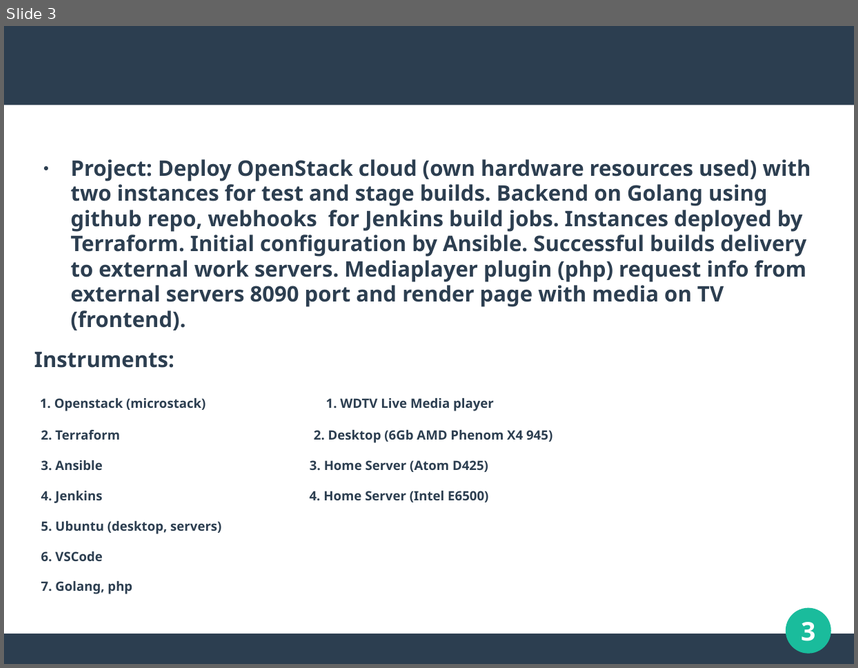
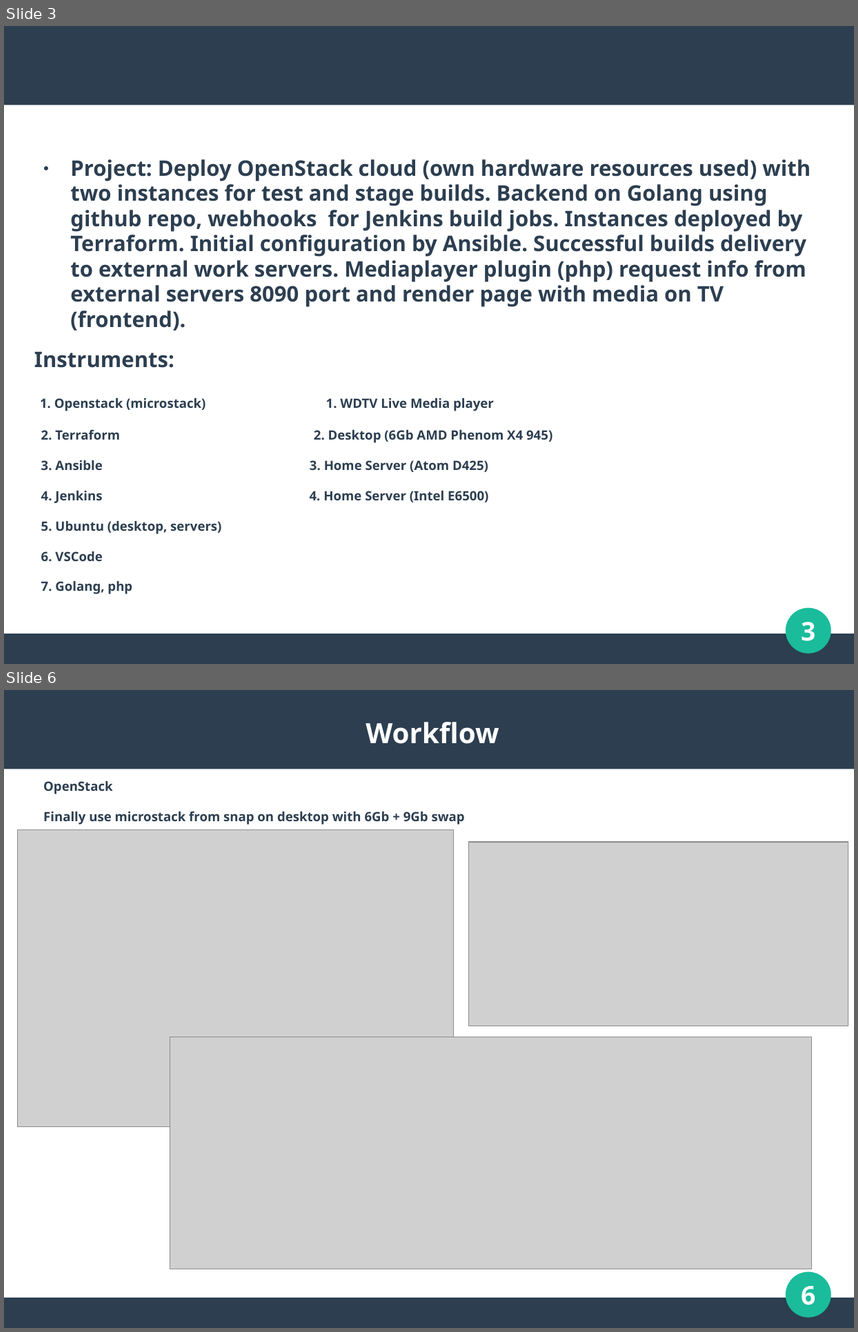
Before and after one commit to Artyhub/project_devops, a slide deck: presentation.ppt. Shown one above the other, each under a label of ours: slide 3 before the commit, slides 3 and 6 after it; the slides between them are not shown. The pictures are 858x668 and 858x1332 pixels, drawn with LibreOffice and Linux fonts; fonts in the diff are those of the drawing; grey boxes stand for pictures. Boxes give left, top, right and bottom in pixels: in the first picture for what was removed or moved away, otherwise in the second. Text is boxed around its words. In the diff, an @@ line names an element or a change of style, - is before the commit and + after.

Commit message:
+ Openstack workflow

```diff
--- a/presentation.ppt
+++ b/presentation.ppt
@@ slide 6 added at <box>4,690,854,1328</box>, background #FFFFFF; not listed: 3 template elements that a slide beside it also shows @@
@@ title added at <box>366,722,499,744</box>, 26 pt, text #FFFFFF, bold @@
+Workflow
@@ text added at <box>43,781,465,825</box>, 12 pt, text #2C3E50, bold @@
+OpenStack
+Finally use microstack from snap on desktop with 6Gb + 9Gb swap
@@ picture added at <box>18,829,454,1127</box> @@
@@ picture added at <box>469,842,849,1026</box> @@
@@ picture added at <box>170,1036,812,1268</box> @@
@@ page number added at <box>801,1285,815,1305</box>, 24 pt, text #FFFFFF, bold @@
+6
```
Also in this commit, not shown: 3 other slides added, 1 other file.
